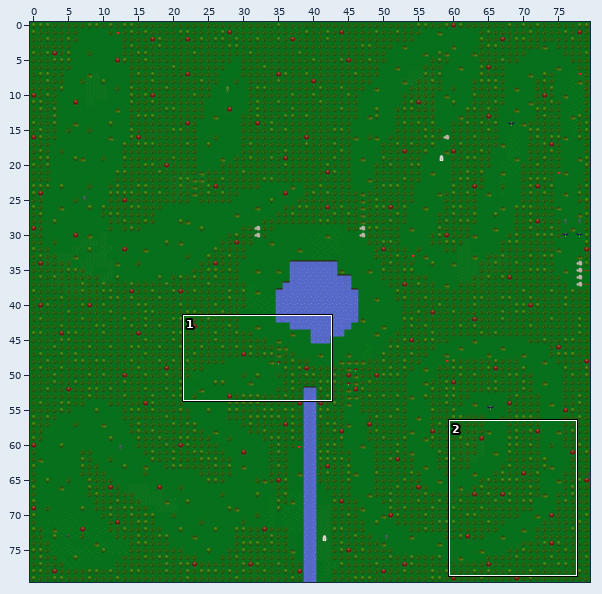
Two states of a Tiled map (JSON), assets/tilemaps/level2.json. Above, an overview of the earlier version with the close-up marked.
Close-up. Before the edit:
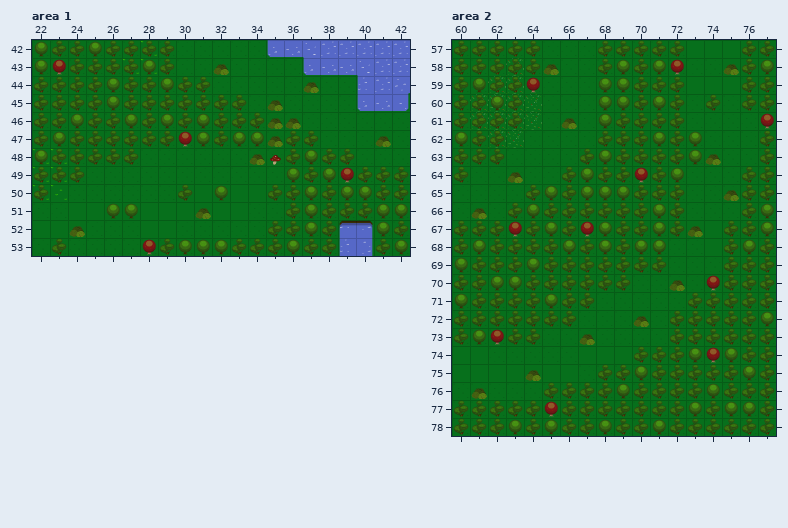
Cells are 64x64 px. Shown: area 1 x 22..42, y 42..53; area 2 x 60..77, y 57..78. The commit also changed other parts of the map, which this record leaves out.
After:
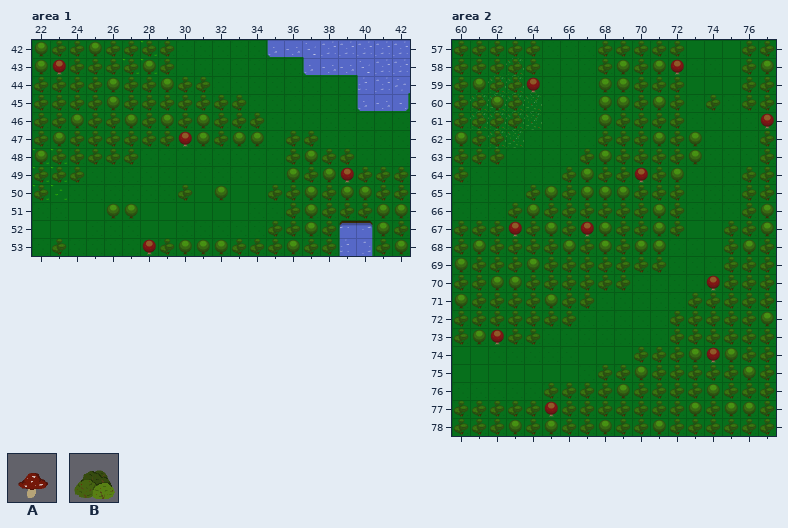
Key: from "tiles": A 102, B 115.
_ is an empty cell.
Difference:
Layer "roadLayer" (removed), area 1:
Tile A is gone in row 48 at x 35.
Tile B is gone in row 43 at x 32; in row 44 at x 37; in row 45 at x 35; in row 46 at x 35 to 36; in row 47 at x 35 and 41; in row 48 at x 34.
Tile B is gone in row 51 at x 31; in row 52 at x 24.
Layer "roadLayer" (removed), area 2:
Tile B is gone in row 58 at x 65 and 75; in row 61 at x 66; in row 63 at x 74; in row 64 at x 63; in row 65 at x 75; in row 66 at x 61.
Tile B is gone in row 67 at x 73; in row 70 at x 72; in row 72 at x 70; in row 73 at x 67; in row 75 at x 64; in row 76 at x 61.
